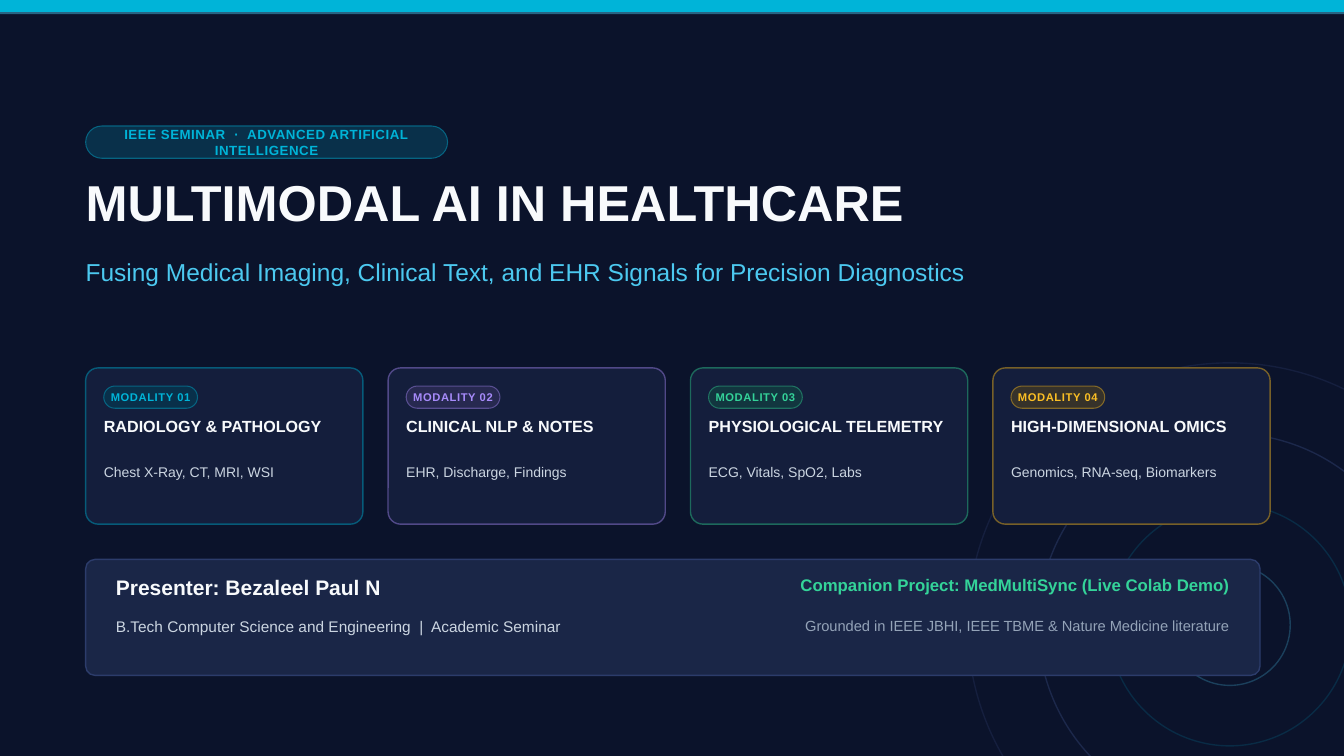
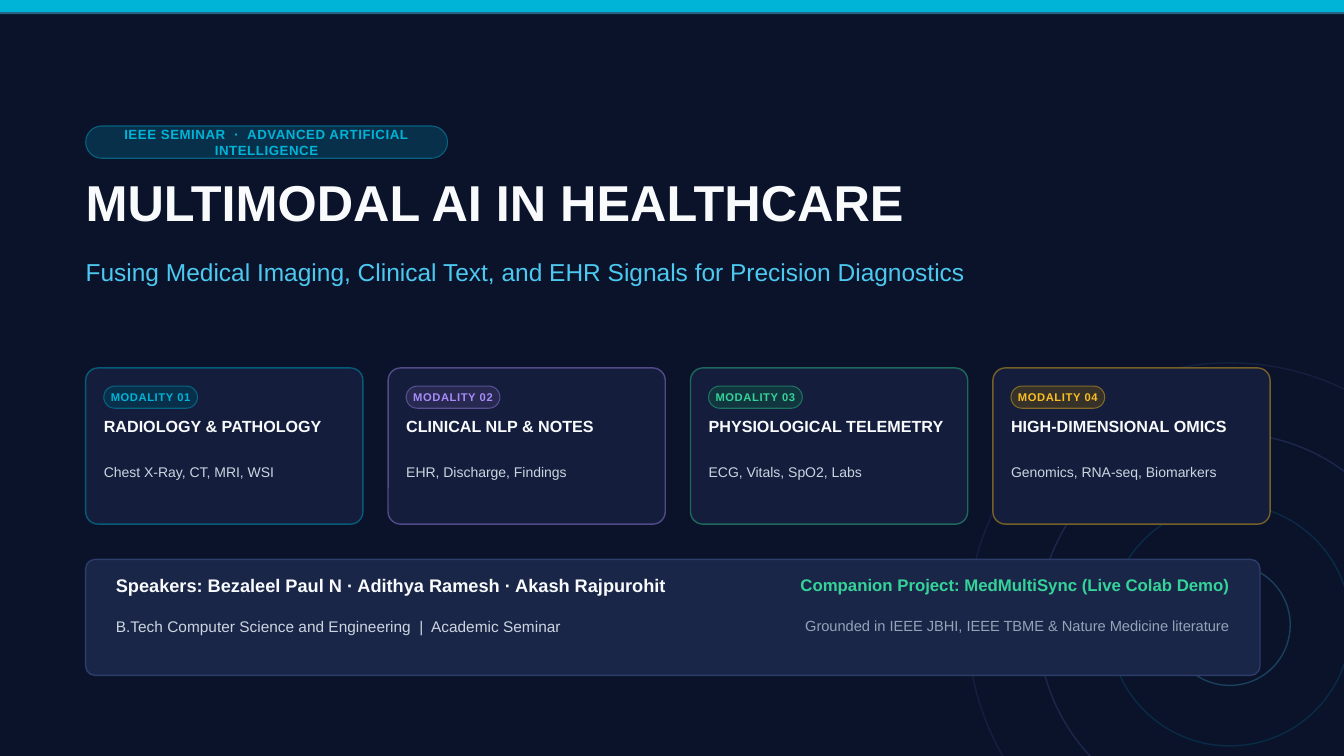
Before and after one commit to BezaleelPaul/multimodal-ai-healthcare, a slide deck: slide 1 of Multimodal-AI-in-Healthcare.pptx. Drawn at 1344x756 pixels with LibreOffice and Linux fonts; fonts in the diff are those of the drawing. Boxes give left, top, right and bottom in pixels: in the first picture for what was removed or moved away, otherwise in the second. Text is boxed around its words. In the diff, an @@ line names an element or a change of style, - is before the commit and + after.

Commit message:
feat: add Adithya Ramesh and Akash Rajpurohit as speakers across presentation, notebook, and apps

```diff
--- a/Multimodal-AI-in-Healthcare.pptx
+++ b/Multimodal-AI-in-Healthcare.pptx
@@ text at (x1=116, y1=578, x2=666, y2=596): text changed; size 15 to 13 pt @@
-Presenter: Bezaleel Paul N
+Speakers: Bezaleel Paul N · Adithya Ramesh · Akash Rajpurohit
```
Also in this commit, not shown: 13 other slides changed, 20 other files.
